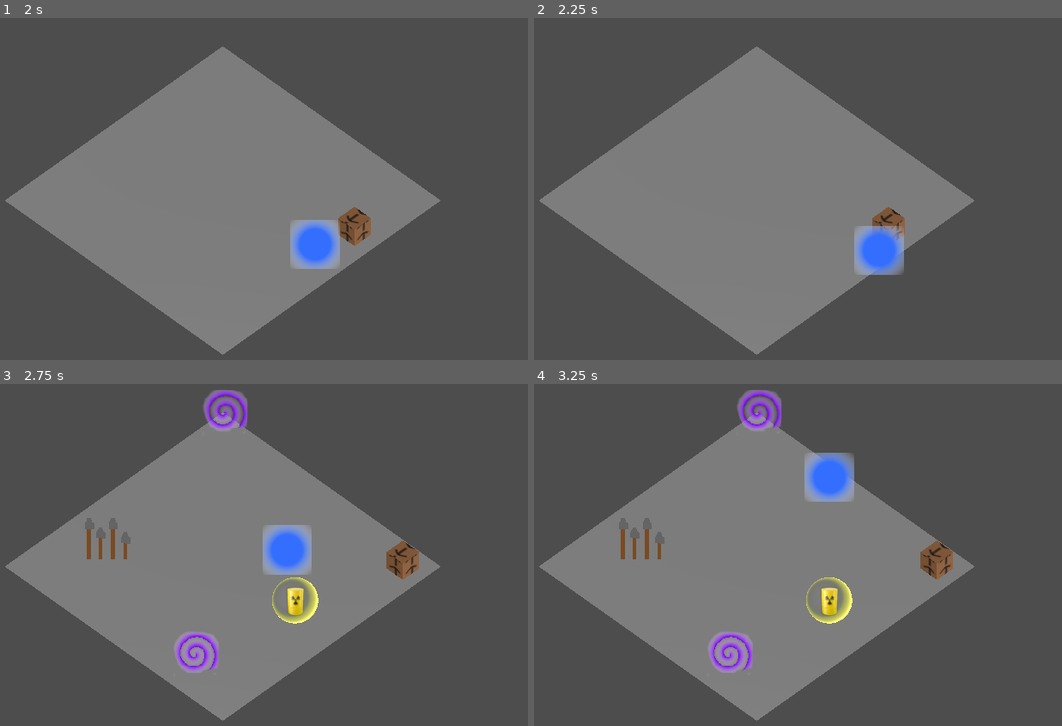
Above: before the commit, frames 1-4 (two rows, left to right).
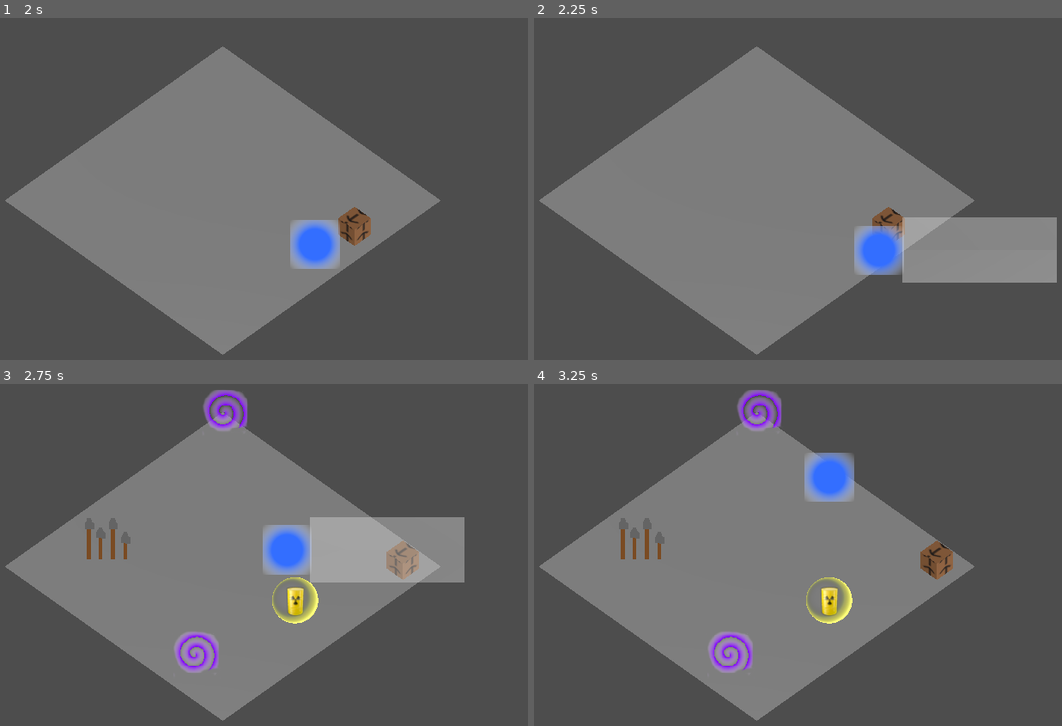
Above: after the commit, the same moments.

Repository: Hazematman/GGJ2025
Game: Godot game, scene res://scenes/main_menu.tscn
Two runs of this game, one before a commit and one after it. Both use one fixed random seed, a clock stepped at 60 frames per second and the inputs below.
Inputs:
- Up to frame 1 (2 s): tap Enter (ui_accept) at 0.5, 0.77, 1.52 s; hold Right (ui_right) 0.53-1.28 s; hold E (Interactuar) 0.53-1.28 s; tap Shift (attract) at 0.8, 1.35 s; hold Down (ui_down) from 1.28 s (still down); tap Ctrl (expulse, bound only after the commit) at 1.55 s
- Up to frame 2 (2.25 s): release Down (ui_down) at 2.03 s; hold Right (ui_right) from 2.03 s (still down); hold Ctrl (expulse, bound only after the commit) from 2.03 s (still down)
- Up to frame 3 (2.75 s): keep holding Right (ui_right); keep holding Ctrl (expulse, bound only after the commit); tap E (Interactuar) at 2.3 s
- Up to frame 4 (3.25 s): release Right (ui_right) at 2.78 s; release Ctrl (expulse, bound only after the commit) at 2.78 s; hold Up (ui_up) from 2.78 s (still down); tap E (Interactuar) at 2.85 s; tap Enter (ui_accept) at 3.02 s; tap Shift (attract) at 3.05 s

Frame 1 is identical in both runs. In frame 2, 5.6% of the frame differs, in the area x 69-100%, y 58-78%; in frame 3, 5.6%; in frame 4, nothing differs.

Commit message:
Empujar
Se empuja la burbuja

Diff:
--- a/project.godot
+++ b/project.godot
@@ -31,6 +31,11 @@
 "events": [Object(InputEventKey,"resource_local_to_scene":false,"resource_name":"","device":-1,"window_id":0,"alt_press …(195 unchanged characters)…
 ]
 }
+expulse={
+"deadzone": 0.5,
+"events": [Object(InputEventKey,"resource_local_to_scene":false,"resource_name":"","device":-1,"window_id":0,"alt_pressed":false,"shift_pressed":false,"ctrl_pressed":false,"meta_pressed":false,"pressed":false,"keycode":0,"physical_keycode":4194326,"key_label":0,"unicode":0,"location":0,"echo":false,"script":null)
+]
+}
 
 [layer_names]
 
--- a/scripts/burbuja.gd
+++ b/scripts/burbuja.gd
@@ -1,8 +1,12 @@
 extends CharacterBody3D
 
-const SPEED = 1.0
+const SPEED = 0.01
+const MAX_SPEED = 3.0
 
 var attractor: Node3D = null
+var expulsor: Node3D = null
+
+var puede_empujar_jugador = false
 
 signal mata
 
@@ -13,15 +17,24 @@
 		velocity += get_gravity() * delta
 
 	if attractor != null:
-		if not attractor.attracting:
+		if (not attractor.attracting) or (velocity.length() > MAX_SPEED):
 			attractor = null
 		else:
 			var nueva_direction = (attractor.global_position - global_position).normalized()
-			velocity = SPEED * nueva_direction
+			if (velocity.length() < MAX_SPEED):
+				velocity += SPEED * nueva_direction
 
-	if attractor == null:
-		velocity.x = move_toward(velocity.x, 0, SPEED)
-		velocity.z = move_toward(velocity.z, 0, SPEED)
+	if expulsor != null:
+		if (not expulsor.expulsing) or (velocity.length() < -MAX_SPEED):
+			expulsor = null
+		else:
+			var nueva_direction = (expulsor.global_position - global_position).normalized()
+			if (velocity.length() < MAX_SPEED):
+				velocity -= SPEED * nueva_direction
+
+	if (attractor == null) and (expulsor == null):
+		velocity.x = move_toward(velocity.x, 0, SPEED/100)
+		velocity.z = move_toward(velocity.z, 0, SPEED/100)
 
 	move_and_slide()
 
@@ -30,11 +43,27 @@
 	# Perform attracion to player
 	var jugador = area.get_parent()
 	attractor = jugador
+	expulsor = jugador
 
 func _on_area_3d_area_exited(area: Area3D) -> void:
 	if area.get_parent() == attractor:
 		attractor = null
+	if area.get_parent() == expulsor:
+		expulsor = null
 
+func _on_body_exited(body: Node3D) ->void:
+	print("Jugador sale burbuja")
+	puede_empujar_jugador = false
+
+func _on_body_entered(body: Node3D) -> void:
+	print("Jugador toca burbuja")
+	puede_empujar_jugador = true
+
+func _input(ev):
+	if Input.is_action_pressed("Interactuar"):
+		if puede_empujar_jugador == true:
+			var nueva_direction = (expulsor.global_position - global_position).normalized()
+			velocity -= SPEED * nueva_direction * 100
 
 func _on_mata() -> void:
 	print("Estoy muerto")
--- a/scripts/player.gd
+++ b/scripts/player.gd
@@ -9,16 +9,25 @@
 signal mata
 
 var attracting = false
+var expulsing = false
 
 func _physics_process(delta: float) -> void:
 	if Input.is_action_pressed("attract"):
+		attracting = true
+	else:
+		attracting = false
+
+	if Input.is_action_pressed("expulse"):
+		expulsing = true
+	else:
+		expulsing = false
+
+	if Input.is_action_pressed("expulse") or Input.is_action_pressed("attract"):
+		$Area3D/MeshInstance3D.show()
 		$Area3D.monitorable = true
-		attracting = true
-		$Area3D/MeshInstance3D.show()
 	else:
+		$Area3D/MeshInstance3D.hide()
 		$Area3D.monitorable = false
-		attracting = false
-		$Area3D/MeshInstance3D.hide()
 
 	# Add the gravity.
 	if not is_on_floor():
@@ -50,3 +59,11 @@
 	print("Estoy muerto")
 	get_parent().remove_child(self)
 	queue_free()
+
+
+func _on_area_3d_body_entered(body: Node3D) -> void:
+	pass # Replace with function body.
+
+
+func _on_area_3d_body_exited(body: Node3D) -> void:
+	pass # Replace with function body.
